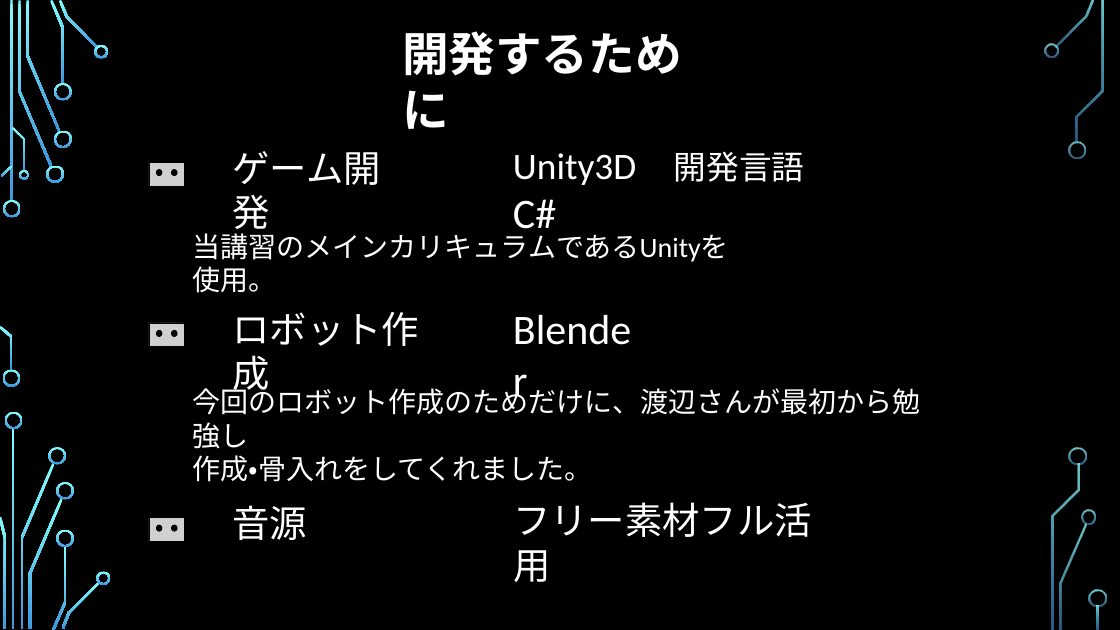
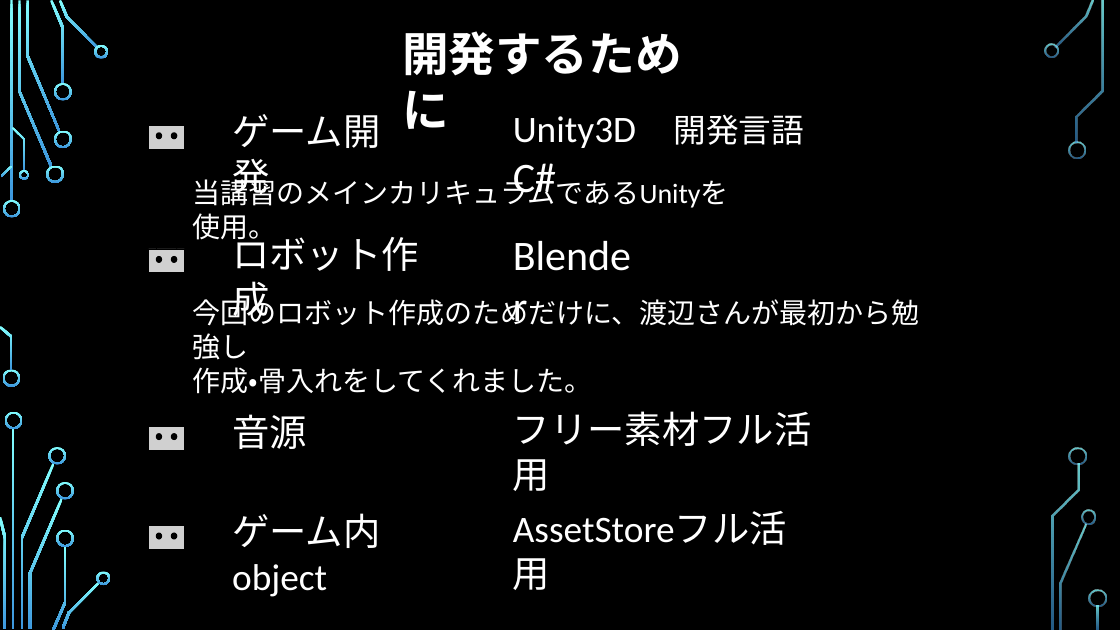
Before and after one commit to sakura2317/team-sakura, a slide deck: slide 11 of 櫻畑/資料/03.プレゼン.pptx. Drawn at 1120x630 pixels with LibreOffice and Linux fonts; fonts in the diff are those of the drawing; grey boxes stand for pictures; background and template pictures are left out. Boxes give left, top, right and bottom in pixels: in the first picture for what was removed or moved away, otherwise in the second. Text is boxed around its words. In the diff, an @@ line names an element or a change of style, - is before the commit and + after.

```diff
--- a/櫻畑/資料/03.プレゼン.pptx
+++ b/櫻畑/資料/03.プレゼン.pptx
@@ 4 ellipses, 2 texts, 2 lines, 1 picture: place and size @@
-4 ellipses, 2 texts, 2 lines, 1 picture at (149,150,805,239)
+4 ellipses, 2 texts, 2 lines, 1 picture at (149,113,805,202)
@@ text "当講習のメインカリキュラムであるUnityを使用。" rewrapped from (193,233,729,293) to (193,175,729,245) @@
@@ 2 texts, 2 lines, 2 ellipses, 1 picture: place and size @@
-2 texts, 2 lines, 2 ellipses, 1 picture at (149,299,651,398)
+2 texts, 2 lines, 2 ellipses, 1 picture at (149,225,651,323)
@@ 3 texts, 2 ellipses, 2 lines, 1 picture: place and size @@
-3 texts, 2 ellipses, 2 lines, 1 picture at (149,384,920,582)
+3 texts, 2 ellipses, 2 lines, 1 picture at (149,296,920,491)
@@ group added at (149,502,828,597): 4 ellipses, 2 texts, 2 lines, 1 picture @@
+AssetStoreフル活用
+ゲーム内object
```
Also in this commit, not shown: 2 other slides changed, 1 slide added.
